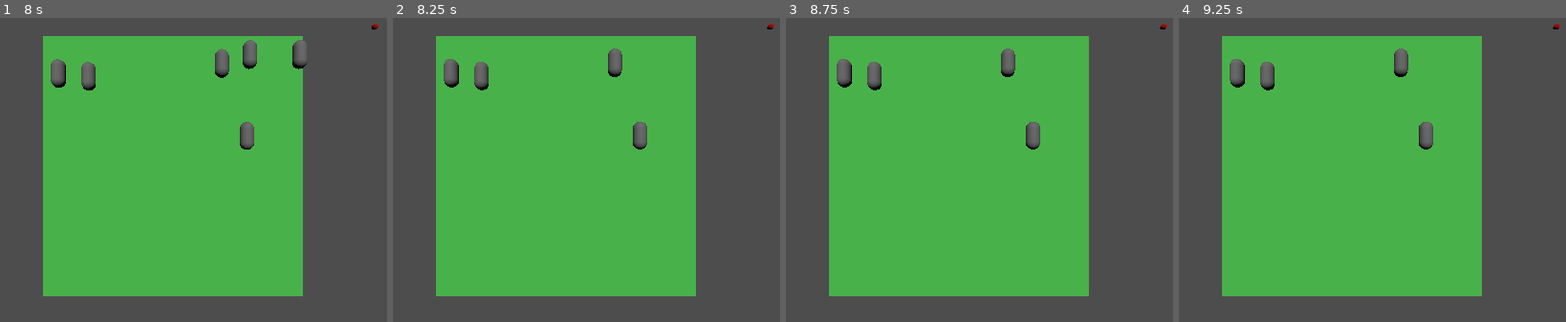
Above: before the commit, frames 1-4 (left to right).
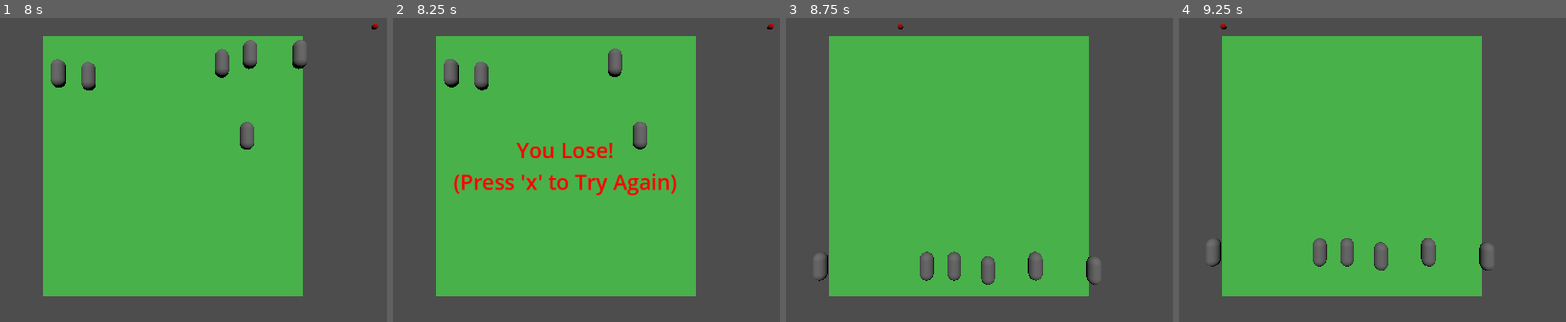
Above: after the commit, the same moments.

Repository: Boyquotes/SeigeClone
Game: Godot game, scene res://Scenes/map.tscn
The game is run twice, just before and just after one commit, with the same random seed, the same clock (stepped at 60 frames per second) and the same inputs.
Inputs (mouse positions are in pixels of both pictures, inside the frame that each line leads up to):
- Up to frame 1 (8 s): move the mouse to (340, 145) at 0.52 s; hold D (move_right) 0.53-1.28 s; tap X (accept, bound only after the commit) at 0.6, 1.55, 2.1, 2.85, 3.8, 4.35, 5.1, 6.05, 6.6, 7.35 s; move the mouse to (19, 188) at 1.27 s; hold A (move_left) 1.28-2.03 s; click (19, 188) at 1.35 s; move the mouse to (247, 72) at 2.02 s; hold D (move_right) 2.03-3.53 s; move the mouse to (135, 252) at 2.77 s; move the mouse to (outside the picture) at 3.52 s; hold A (move_left) 3.53-5.78 s; click (outside the picture) at 3.6 s; move the mouse to (outside the picture) at 4.27 s; move the mouse to (208, 166) at 5.02 s; move the mouse to (58, 60) at 5.77 s; hold D (move_right) from 5.78 s (still down); click (58, 60) at 5.85 s; move the mouse to (340, 145) at 6.52 s; move the mouse to (19, 188) at 7.27 s
- Up to frame 2 (8.25 s): move the mouse to (640, 72) at 8.02 s; release D (move_right) at 8.03 s; hold A (move_left) from 8.03 s (still down); click (640, 72) at 8.1 s
- Up to frame 3 (8.75 s): keep holding A (move_left); tap X (accept, bound only after the commit) at 8.3 s
- Up to frame 4 (9.25 s): keep holding A (move_left); move the mouse to (1314, 252) at 8.77 s; tap X (accept, bound only after the commit) at 8.85 s

Frame 1 is identical in both runs. In frame 2, 1.8% of the frame differs, in the area x 15-74%, y 41-59%; in frame 3, 2.7%, in the area x 7-99%, y 1-88%; in frame 4, 2.7%.

Commit message:
Added GameOver UI and restarting

Diff:
--- /dev/null
+++ b/Label Settings/game_over_label_settings.tres
@@ -0,0 +1,5 @@
+[gd_resource type="LabelSettings" format=3 uid="uid://dqndce3vdngen"]
+
+[resource]
+font_size = 32
+font_color = Color(1, 0, 0, 1)
--- a/Scenes/map.tscn
+++ b/Scenes/map.tscn
@@ -1,13 +1,15 @@
-[gd_scene load_steps=6 format=3 uid="uid://d0xl2gyj2wepd"]
+[gd_scene load_steps=7 format=3 uid="uid://d0xl2gyj2wepd"]
 
 [ext_resource type="PackedScene" uid="uid://ivdis8jm737y" path="res://Scenes/wall.tscn" id="1_da43n"]
 [ext_resource type="Script" path="res://Scripts/game_controller.gd" id="1_licxb"]
 [ext_resource type="PackedScene" uid="uid://bib6cnk5lk2il" path="res://Scenes/player.tscn" id="2_gl8hq"]
 [ext_resource type="PackedScene" uid="uid://cdrp4mh7kt308" path="res://Scenes/map_boundary.tscn" id="4_8hkpt"]
 [ext_resource type="PackedScene" uid="uid://bsqtwuot85505" path="res://Scenes/lose_zone.tscn" id="6_ii4ju"]
+[ext_resource type="LabelSettings" uid="uid://dqndce3vdngen" path="res://Label Settings/game_over_label_settings.tres" id="6_n7j7u"]
 
-[node name="Map" type="Node3D"]
+[node name="Map" type="Node3D" node_paths=PackedStringArray("_you_lose_UI")]
 script = ExtResource("1_licxb")
+_you_lose_UI = NodePath("You Lose UI")
 
 [node name="Wall" parent="." instance=ExtResource("1_da43n")]
 transform = Transform3D(1, 0, 0, 0, 1, 0, 0, 0, 1, 0.004, 5, -1)
@@ -30,6 +32,21 @@
 [node name="lose zone" parent="." instance=ExtResource("6_ii4ju")]
 transform = Transform3D(1, 0, 0, 0, 1, 0, 0, 0, 1, 0, 10, 0)
 
+[node name="You Lose UI" type="CanvasLayer" parent="."]
+visible = false
+
+[node name="Label" type="Label" parent="You Lose UI"]
+anchors_preset = 15
+anchor_right = 1.0
+anchor_bottom = 1.0
+grow_horizontal = 2
+grow_vertical = 2
+text = "You Lose!
+(Press 'x' to Try Again)"
+label_settings = ExtResource("6_n7j7u")
+horizontal_alignment = 1
+vertical_alignment = 1
+
 [connection signal="area_entered" from="map boundary" to="." method="_on_map_boundary_area_entered"]
 [connection signal="body_entered" from="map boundary" to="." method="_on_map_boundary_body_entered"]
 [connection signal="area_entered" from="lose zone" to="." method="_on_lose_zone_area_entered"]
--- a/Scripts/game_controller.gd
+++ b/Scripts/game_controller.gd
@@ -11,6 +11,7 @@
 
 @export var MIN_STARTING_ENEMIES : int = 3
 @export var MAX_STARTING_ENEMIES : int = 6
+@export var _you_lose_UI : CanvasLayer
 
 
 func _ready():
@@ -24,15 +25,19 @@
 
 
 func _process(delta):
-#TODO: check isGameOver state and display "you lose" text if true then give player option to restart
-	pass
+	if GameState.is_game_over():
+		_you_lose_UI.show()
+
+		if Input.is_action_just_pressed("accept"):
+			GameState.set_game_over(false)
+			restart_game()
 
 
 func _input(event):
 	if event.is_action_pressed("quit"):
 		get_tree().quit()
 	if event.is_action_pressed("restart"):
-		get_tree().reload_current_scene()
+		restart_game()
 
 
 ## creates a new enemy instance at a random point along the base of the wall
@@ -61,3 +66,7 @@
 		GameState.set_game_over(true)
 		print("you lose")
 		area.get_parent().queue_free()
+
+
+func restart_game() -> void:
+	get_tree().reload_current_scene()
--- a/project.godot
+++ b/project.godot
@@ -47,6 +47,11 @@
 "events": [Object(InputEventKey,"resource_local_to_scene":false,"resource_name":"","device":-1,"window_id":0,"alt_pressed":false,"shift_pressed":false,"ctrl_pressed":true,"meta_pressed":false,"pressed":false,"keycode":0,"physical_keycode":82,"key_label":0,"unicode":0,"echo":false,"script":null)
 ]
 }
+accept={
+"deadzone": 0.5,
+"events": [Object(InputEventKey,"resource_local_to_scene":false,"resource_name":"","device":-1,"window_id":0,"alt_pressed":false,"shift_pressed":false,"ctrl_pressed":false,"meta_pressed":false,"pressed":false,"keycode":0,"physical_keycode":88,"key_label":0,"unicode":120,"echo":false,"script":null)
+]
+}
 
 [layer_names]
 
